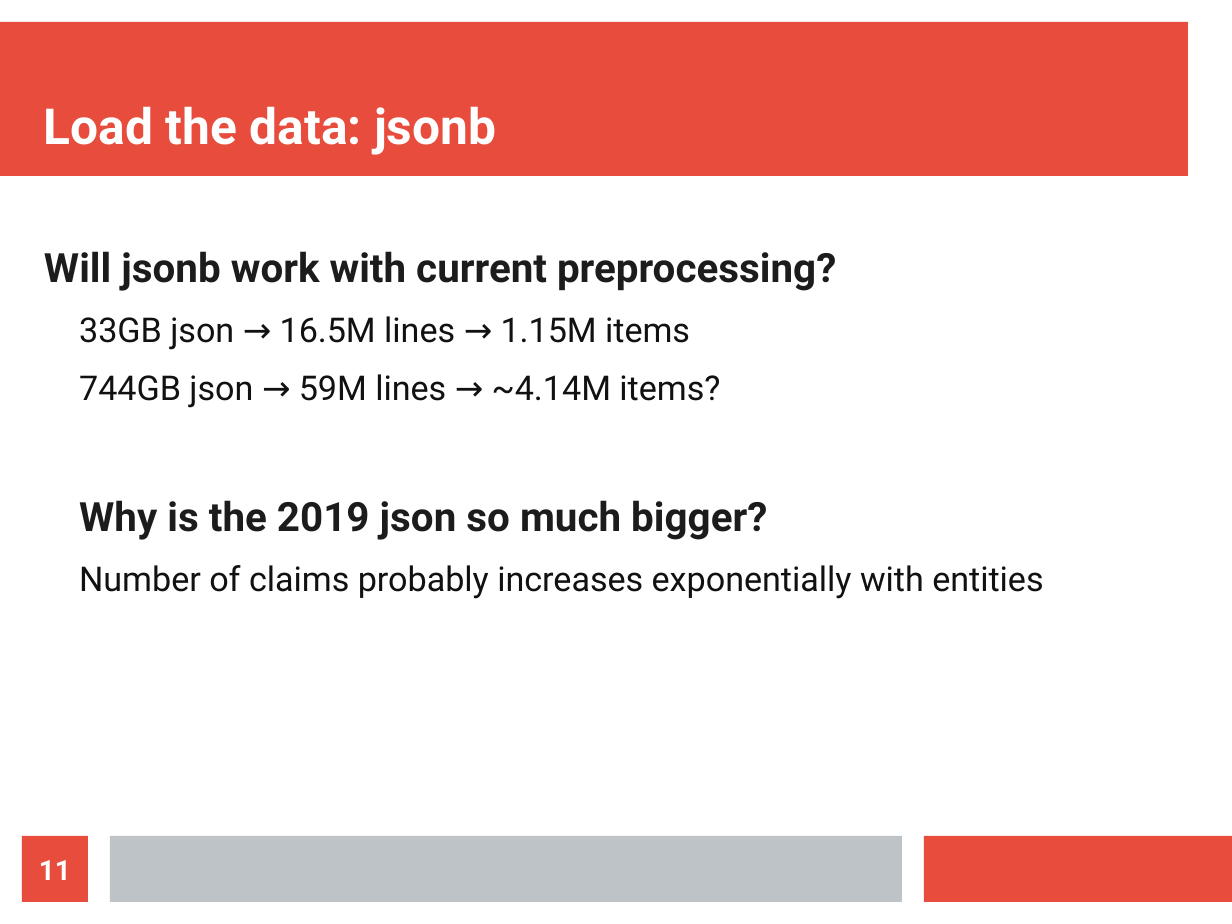
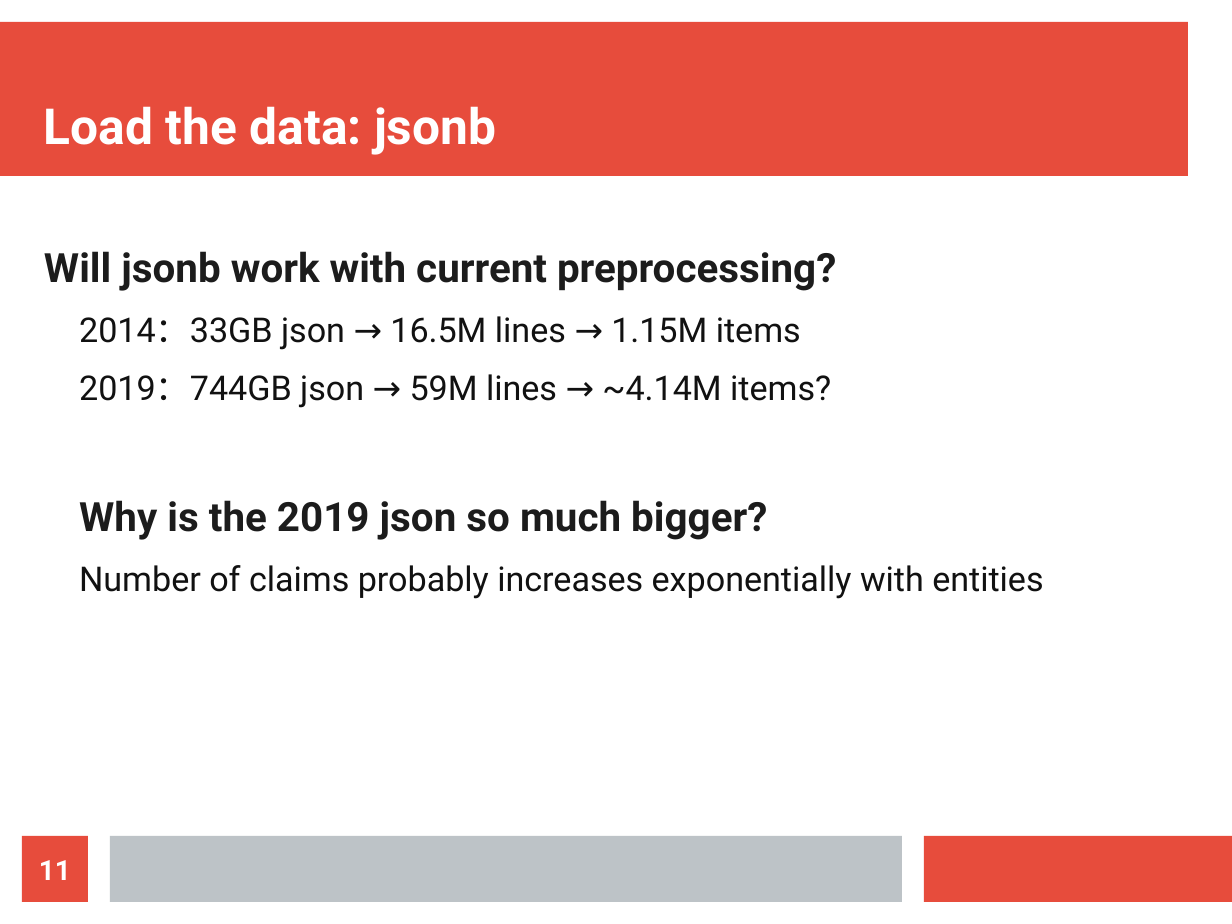
Before and after one commit to j-toma/wikidata, a slide deck: slide 11 of wikidata0-02.odp. Drawn at 1232x924 pixels with LibreOffice and Linux fonts; fonts in the diff are those of the drawing. Boxes give left, top, right and bottom in pixels: in the first picture for what was removed or moved away, otherwise in the second. Text is boxed around its words. In the diff, an @@ line names an element or a change of style, - is before the commit and + after.

Commit message:
working on ppt

```diff
--- a/wikidata0-02.odp
+++ b/wikidata0-02.odp
@@ text at (79,316,831,408): text changed @@
-  33GB json → 16.5M lines → 1.15M items
-  744GB json → 59M lines → ~4.14M items?
+  2014：33GB json → 16.5M lines → 1.15M items
+  2019：744GB json → 59M lines → ~4.14M items?
```
Also in this commit, not shown: 4 other slides changed, 1 other file.
